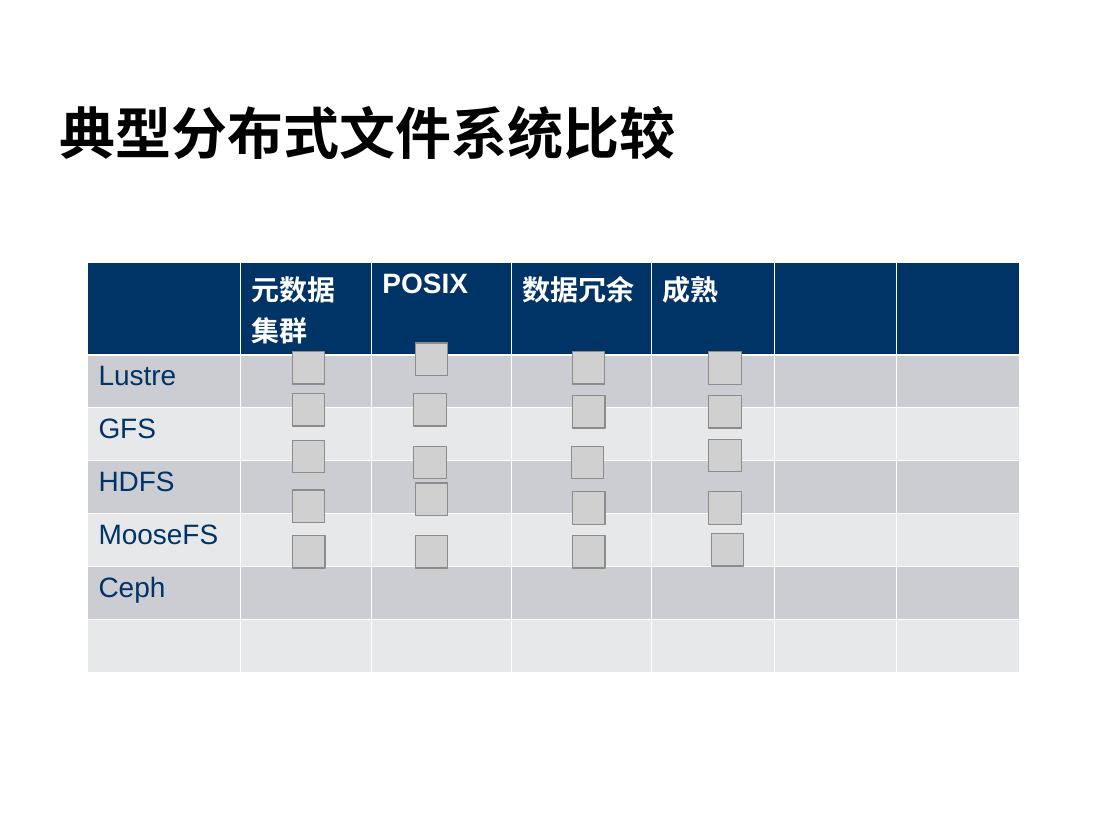
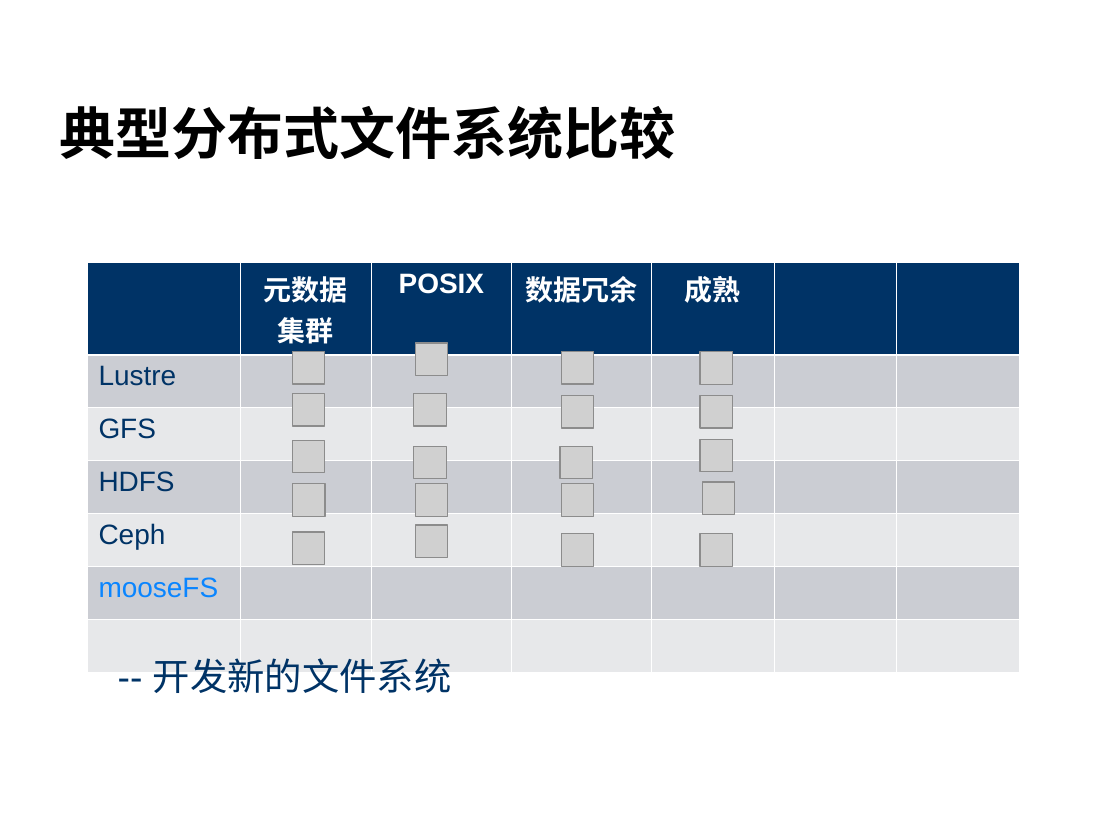
Before and after one commit to cheliequan/idning-paper, a slide deck: slide 4 of draft/答辩.ppt. Drawn at 1120x840 pixels with LibreOffice and Linux fonts; fonts in the diff are those of the drawing; grey boxes stand for pictures; background and template pictures are left out. Boxes give left, top, right and bottom in pixels: in the first picture for what was removed or moved away, otherwise in the second. Text is boxed around its words. In the diff, an @@ line names an element or a change of style, - is before the commit and + after.

```diff
--- a/draft/答辩.ppt
+++ b/draft/答辩.ppt
@@ table at bbox=[87, 262, 1017, 613] @@
-row 5: MooseFS |  |  |  |  |  | 
+row 6: mooseFS |  |  |  |  |  | 
@@ alignment left to centre @@
@@ 6 pictures: place and size @@
-6 pictures at bbox=[571, 352, 741, 478]
+6 pictures at bbox=[560, 352, 732, 478]
@@ picture: place and size @@
-picture at bbox=[292, 535, 325, 568]
+picture at bbox=[292, 484, 325, 516]
@@ picture: place and size @@
-picture at bbox=[416, 535, 448, 568]
+picture at bbox=[416, 484, 448, 516]
@@ picture: place and size @@
-picture at bbox=[572, 535, 605, 568]
+picture at bbox=[561, 484, 594, 516]
@@ picture: place and size @@
-picture at bbox=[711, 534, 744, 567]
+picture at bbox=[702, 482, 735, 514]
@@ picture: place and size @@
-picture at bbox=[292, 491, 325, 523]
+picture at bbox=[292, 532, 325, 564]
@@ picture: place and size @@
-picture at bbox=[416, 483, 448, 515]
+picture at bbox=[416, 525, 448, 558]
@@ picture: place and size @@
-picture at bbox=[572, 492, 605, 524]
+picture at bbox=[561, 534, 594, 567]
@@ picture: place and size @@
-picture at bbox=[709, 492, 741, 524]
+picture at bbox=[700, 534, 732, 567]
@@ text added at bbox=[153, 658, 452, 693], 24 pt, text #003366 @@
+-- 开发新的文件系统
```
Also in this commit, not shown: 14 other slides changed, 2 slides added.
